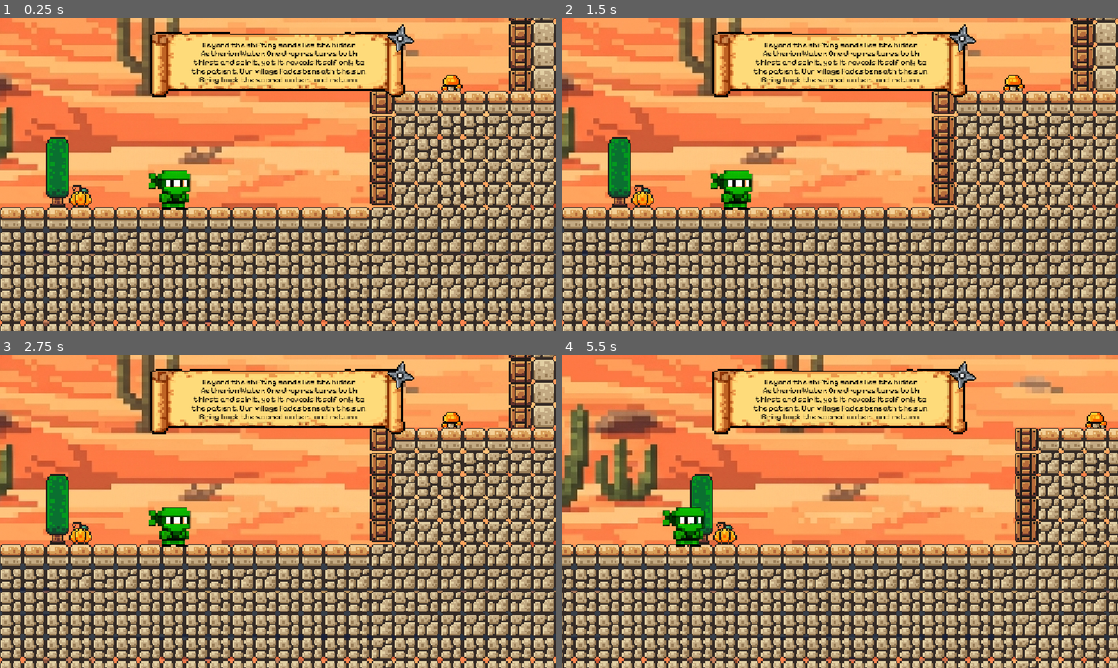
Above: before the commit, frames 1-4 (two rows, left to right).
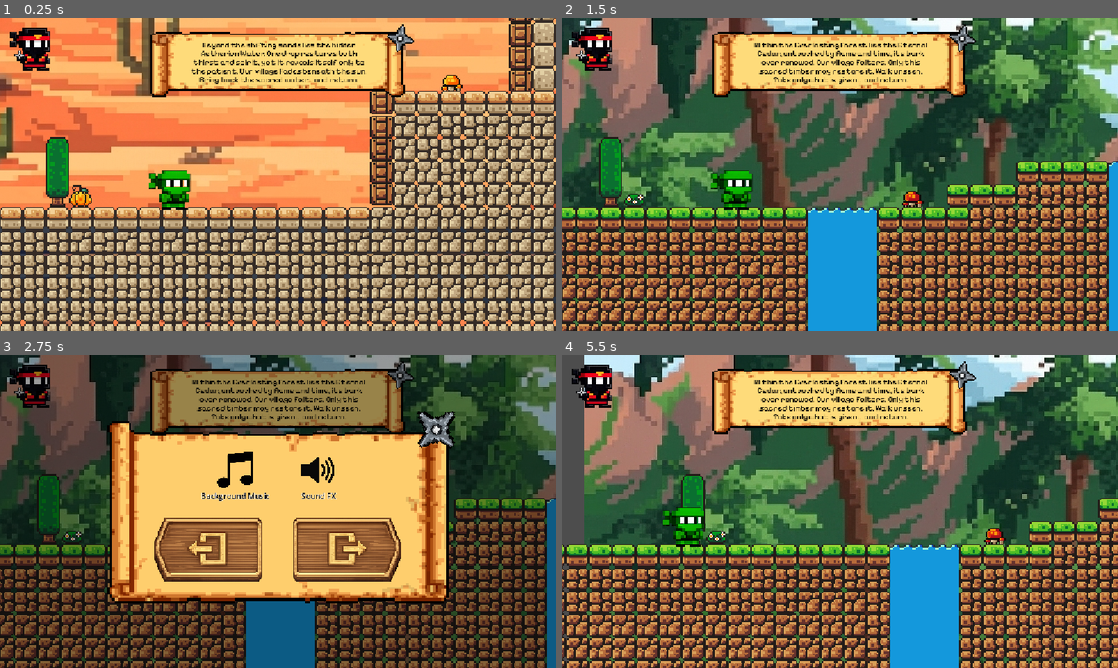
Above: after the commit, the same moments.

Repository: marckienriquez/ninjabbles-repo
Game: Godot game, scene res://scene/average_screen.tscn
The game is run twice, just before and just after one commit, with the same random seed, the same clock (stepped at 60 frames per second) and the same inputs. This scene is started directly instead of the project's main scene.
Inputs (mouse positions are in pixels of both pictures, inside the frame that each line leads up to):
- Up to frame 1 (0.25 s): no input
- Up to frame 2 (1.5 s): click (589, 49) at 0.52 s; click (906, 215) at 1.27 s
- Up to frame 3 (2.75 s): click (27, 386) at 2.02 s
- Up to frame 4 (5.5 s): click (906, 552) at 2.77 s; tap Enter (ui_accept) at 3.5, 4.25, 5 s; drag from (734, 524) to (945, 530) at 3.52 s; drag from (728, 527) to (945, 530) at 4.27 s; move the mouse to (895, 442) at 5.02 s; hold Left (ui_left) from 5.03 s (still down)

The runs differ from the first frame. In frame 1, 0.8% of the frame differs, in the area x 1-9%, y 3-17%; in frame 2, 86%; in frame 3, 93%, in the area x 0-100%, y 0-100%; in frame 4, 86%.

Commit message:
added game settings to each diff

Diff:
--- a/scene/average_screen.tscn
+++ b/scene/average_screen.tscn
@@ -22,6 +22,7 @@
 [ext_resource type="FontFile" uid="uid://3qsftis2m7nf" path="res://asset/PixelifySans-VariableFont_wght.ttf" id="13_jnqrk"]
 [ext_resource type="Script" uid="uid://hubdrtesio54" path="res://scripts/timer.gd" id="14_4hgsv"]
 [ext_resource type="Texture2D" uid="uid://bmx1scorbmo76" path="res://asset/others/scroll-timer.png" id="15_ww6gl"]
+[ext_resource type="Texture2D" uid="uid://y4qv1jch2yfu" path="res://asset/others/furui.png" id="22_cm5sm"]
 [ext_resource type="AudioStream" uid="uid://dchqrj003eqg" path="res://music/aud_average.mp3" id="23_3il77"]
 
 [sub_resource type="TileSetAtlasSource" id="TileSetAtlasSource_0hyr4"]
@@ -574,6 +575,14 @@
 vertical_alignment = 1
 uppercase = true
 
+[node name="settings" type="TextureButton" parent="CanvasLayer" unique_id=2035671645]
+offset_left = 20.0
+offset_top = 20.0
+offset_right = 302.0
+offset_bottom = 320.0
+scale = Vector2(0.3, 0.3)
+texture_normal = ExtResource("22_cm5sm")
+
 [node name="Ladder_tscn" parent="." unique_id=1311348962 instance=ExtResource("11_1ivf0")]
 position = Vector2(120, -9)
 
--- a/scene/easy_screen.tscn
+++ b/scene/easy_screen.tscn
@@ -19,6 +19,7 @@
 [ext_resource type="Texture2D" uid="uid://bmx1scorbmo76" path="res://asset/others/scroll-timer.png" id="11_ivbv5"]
 [ext_resource type="Script" uid="uid://hubdrtesio54" path="res://scripts/timer.gd" id="12_jjpml"]
 [ext_resource type="AudioStream" uid="uid://dt4heuw6bmix0" path="res://music/aud_easy.mp3" id="19_c48df"]
+[ext_resource type="Texture2D" uid="uid://y4qv1jch2yfu" path="res://asset/others/furui.png" id="19_opevt"]
 
 [sub_resource type="TileSetAtlasSource" id="TileSetAtlasSource_gm46g"]
 texture = ExtResource("2_iwwbg")
@@ -420,6 +421,14 @@
 vertical_alignment = 1
 uppercase = true
 
+[node name="settings" type="TextureButton" parent="CanvasLayer" unique_id=1597374381]
+offset_left = 20.0
+offset_top = 20.0
+offset_right = 302.0
+offset_bottom = 320.0
+scale = Vector2(0.3, 0.3)
+texture_normal = ExtResource("19_opevt")
+
 [node name="AudioStreamPlayer" type="AudioStreamPlayer" parent="." unique_id=1209496841]
 stream = ExtResource("19_c48df")
 volume_db = -10.0
--- a/scene/game_manager.gd
+++ b/scene/game_manager.gd
@@ -1,8 +1,11 @@
 extends Node2D
 
+const game_settings_scene = preload("res://scene/game_settings.tscn")
+@onready var settings = $CanvasLayer/settings
 @onready var editor = $CanvasLayer/BlockEditor
 @onready var summary = $CanvasLayer/Summary
 @onready var instructions = $CanvasLayer/Instructions
+
 
 func _ready():
 	$avatar_greenie.connect("character_clicked", self._on_character_clicked)
@@ -10,6 +13,11 @@
 	$CanvasLayer/BlockEditor/RunButton.connect("pressed", self._on_button_pressed)
 	$CanvasLayer/Instructions/InstructionsTexture/CloseInstructionsButton.connect("pressed", self._on_instructions_button_pressed)
 	$CanvasLayer/Summary/summary_screen/CloseSummaryButton.connect("pressed", self._on_summary_button_pressed)
+	$CanvasLayer/settings.pressed.connect(_on_settings_pressed)
+
+func _on_settings_pressed() -> void:
+	var settings_popup = game_settings_scene.instantiate()
+	$CanvasLayer.add_child(settings_popup)
 
 func _on_character_clicked():
 	editor.visible = true
--- a/scene/hard_screen.tscn
+++ b/scene/hard_screen.tscn
@@ -22,6 +22,7 @@
 [ext_resource type="PackedScene" uid="uid://w6ju4me3dphe" path="res://scene/ladder.tscn.tscn" id="13_efj10"]
 [ext_resource type="Script" uid="uid://hubdrtesio54" path="res://scripts/timer.gd" id="14_pm4ap"]
 [ext_resource type="Texture2D" uid="uid://bmx1scorbmo76" path="res://asset/others/scroll-timer.png" id="15_tgv2f"]
+[ext_resource type="Texture2D" uid="uid://y4qv1jch2yfu" path="res://asset/others/furui.png" id="22_87sjf"]
 [ext_resource type="AudioStream" uid="uid://rodvpnfmyaul" path="res://music/aud_hard.mp3" id="23_aw72e"]
 
 [sub_resource type="TileSetAtlasSource" id="TileSetAtlasSource_0hyr4"]
@@ -590,6 +591,14 @@
 vertical_alignment = 1
 uppercase = true
 
+[node name="settings" type="TextureButton" parent="CanvasLayer" unique_id=802175404]
+offset_left = 20.0
+offset_top = 20.0
+offset_right = 302.0
+offset_bottom = 320.0
+scale = Vector2(0.3, 0.3)
+texture_normal = ExtResource("22_87sjf")
+
 [node name="Ladder_tscn" parent="." unique_id=841041022 instance=ExtResource("13_efj10")]
 position = Vector2(89, -8)
 
